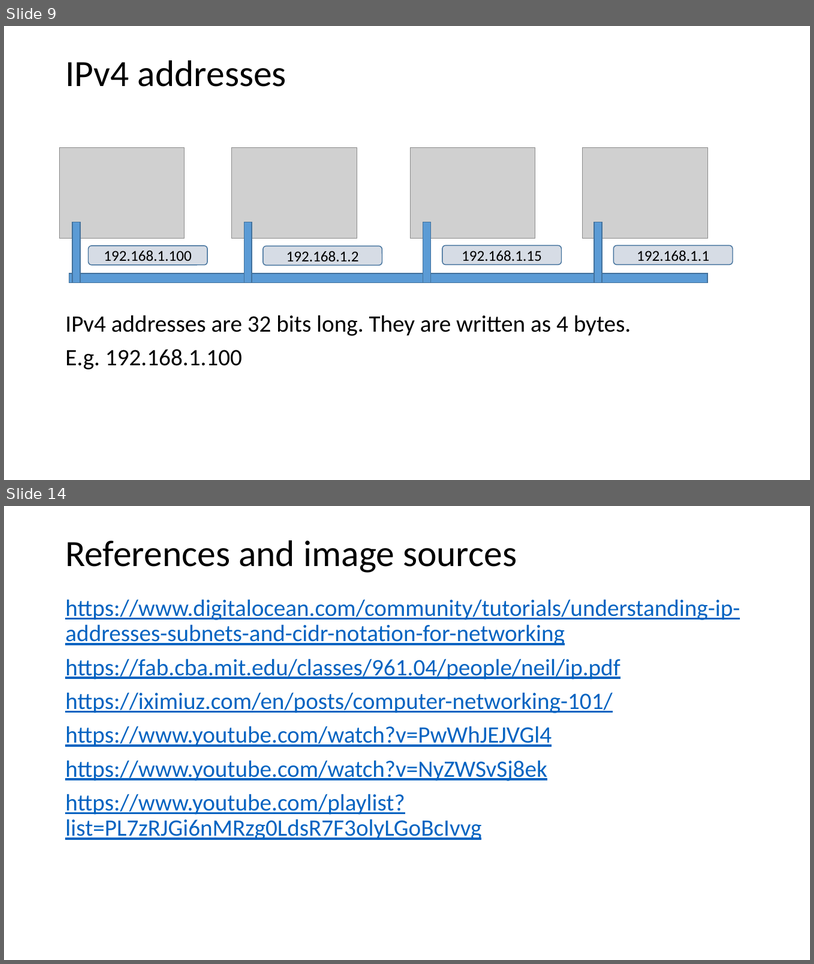
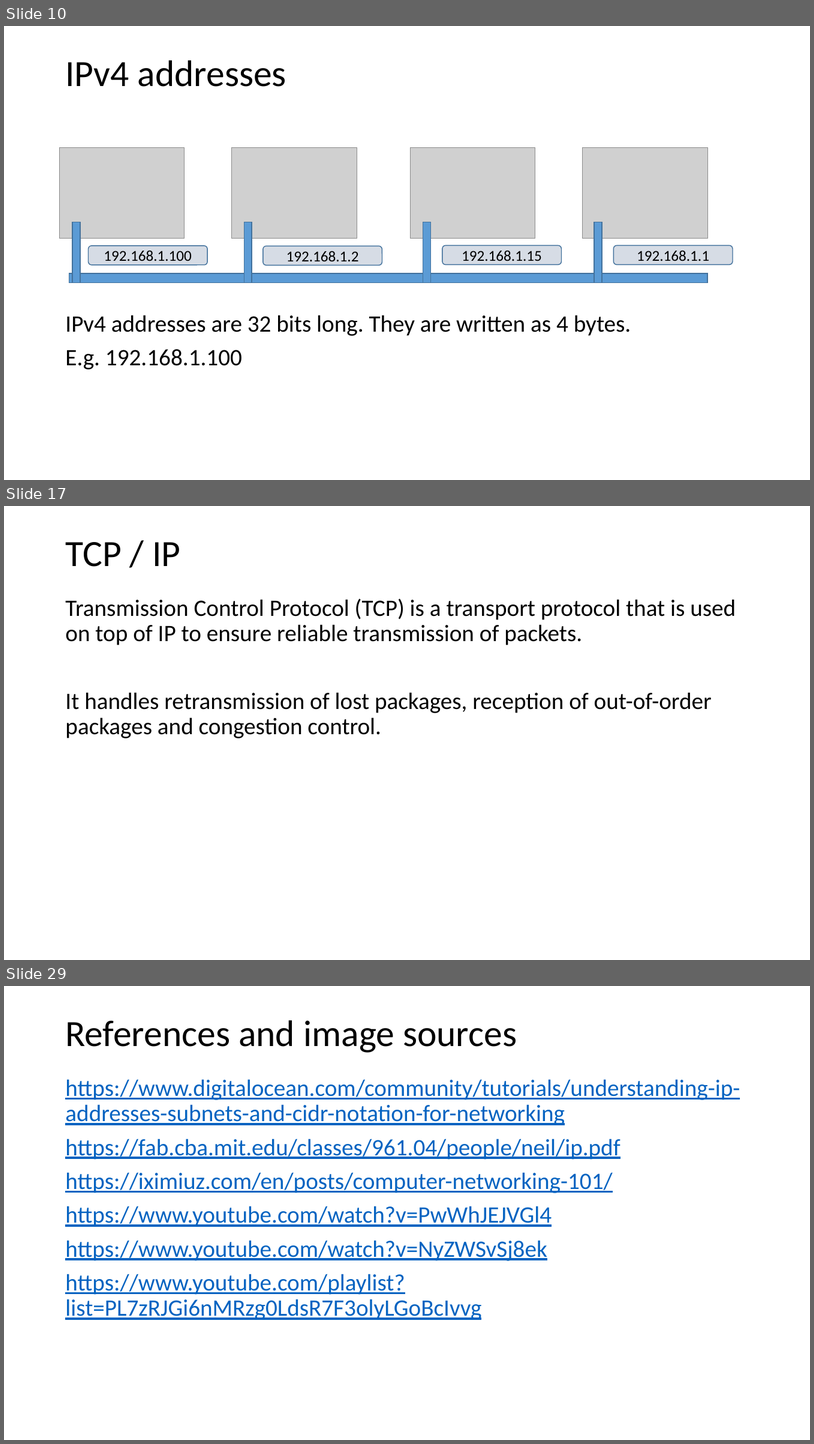
Before and after one commit to codesmurf/st3its3_teaching, a slide deck: 07 Networks/Networks.pptx. Shown one above the other, each under a label of ours: slides 9 and 14 before the commit, slides 10, 17 and 29 after it; the slides between them are not shown. The pictures are 814x964 and 814x1444 pixels, drawn with LibreOffice and Linux fonts; fonts in the diff are those of the drawing; grey boxes stand for pictures. Boxes give left, top, right and bottom in pixels: in the first picture for what was removed or moved away, otherwise in the second. Text is boxed around its words. In the diff, an @@ line names an element or a change of style, - is before the commit and + after.

```diff
--- a/07 Networks/Networks.pptx
+++ b/07 Networks/Networks.pptx
@@ slide 17 added at (4,506,810,960), background #FFFFFF @@
@@ title added at (65,542,180,567), 44 pt, text #000000 @@
+TCP / IP
@@ text added at (65,598,736,738), 28 pt, text #000000 @@
+Transmission Control Protocol (TCP) is a transport protocol that is used on top of IP to ensure reliable transmission of packets.
+It handles retransmission of lost packages, reception of out-of-order packages and congestion control.
@@ what was slide 9 is now slide 10 @@
@@ what was slide 14 is now slide 29 @@
```
Also in this commit, not shown: 2 slides changed, 16 other slides added, 2 slides removed.
